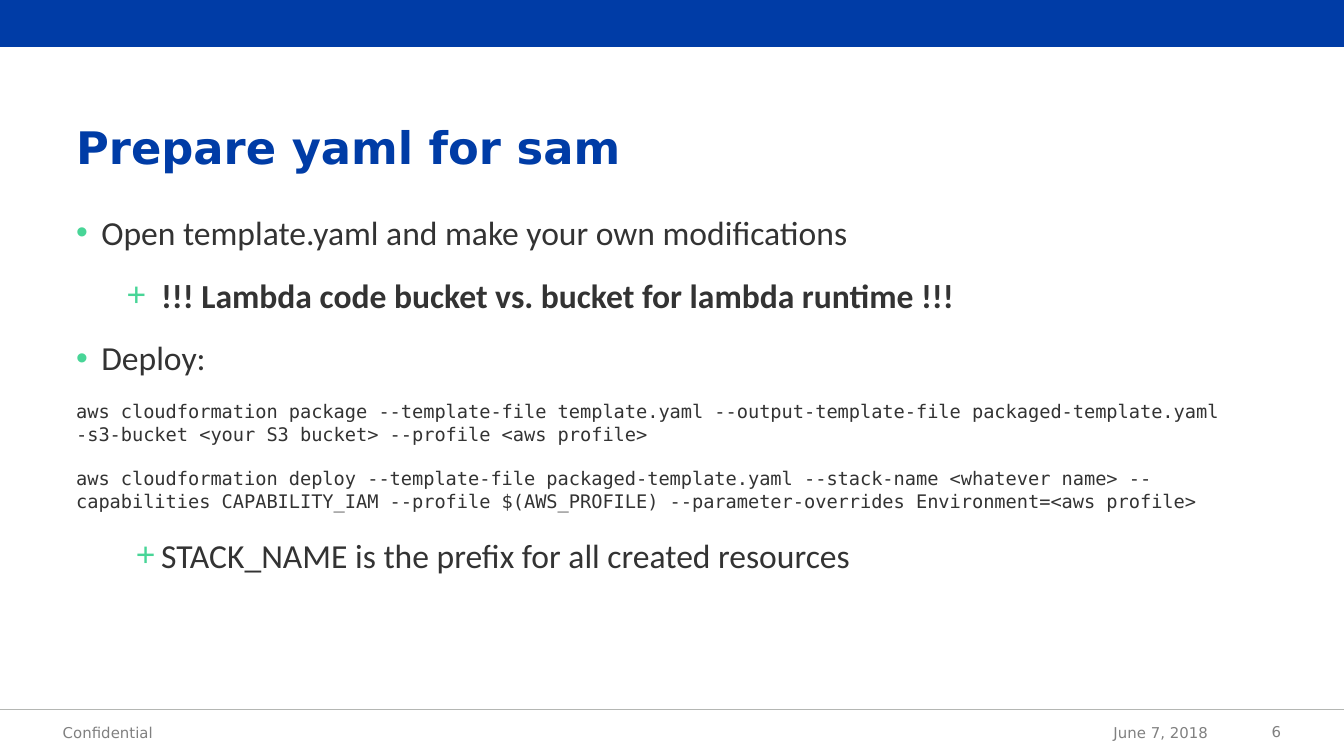
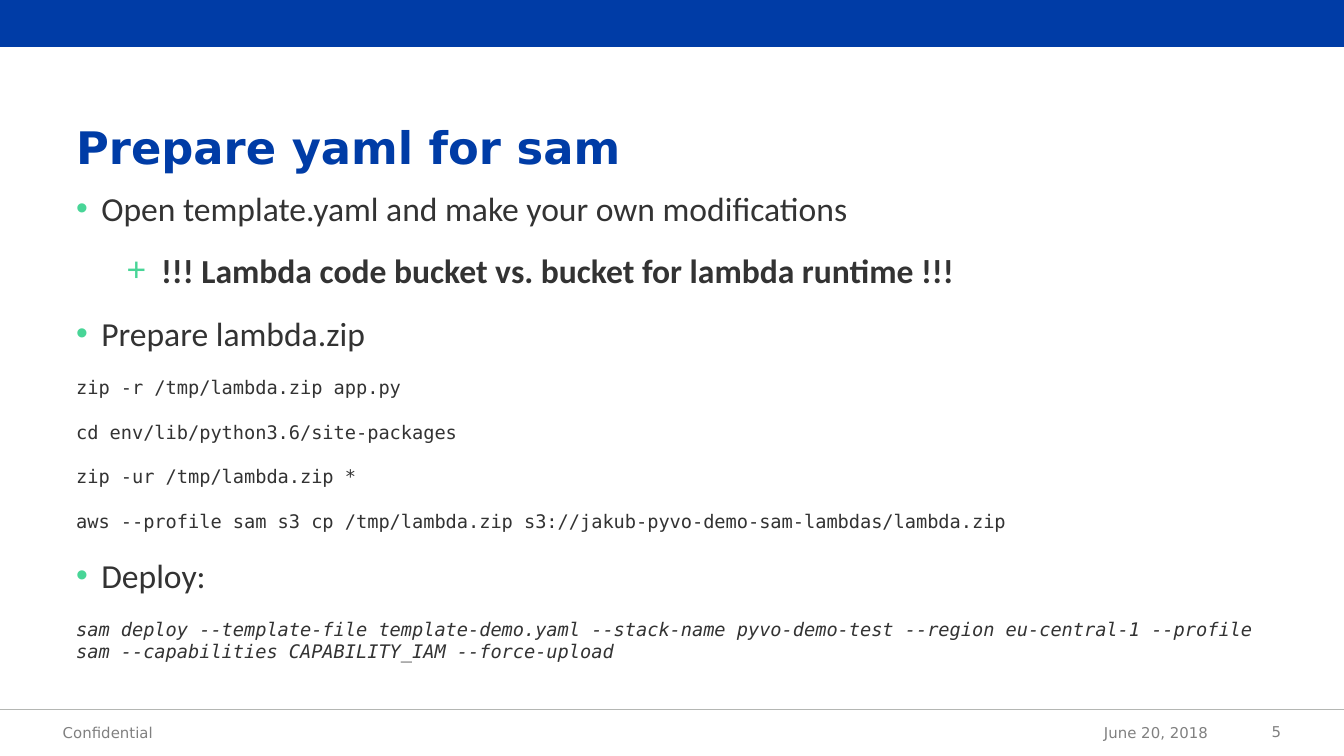
Before and after one commit to jakubzeman-acc/aws-sam-hello-world, a slide deck: slide 5 of demo.pptx (slide 6 before the commit). Drawn at 1344x756 pixels with LibreOffice and Linux fonts; fonts in the diff are those of the drawing; background and template pictures are left out. Boxes give left, top, right and bottom in pixels: in the first picture for what was removed or moved away, otherwise in the second. Text is boxed around its words. In the diff, an @@ line names an element or a change of style, - is before the commit and + after.

Commit message:
Last modifications before the pyvo session

```diff
--- a/demo.pptx
+++ b/demo.pptx
@@ text "Open template.yaml and make your ...": place and size @@
-text "Open template.yaml and make your ..." at <box>76,221,1218,574</box>
+text "Open template.yaml and make your ..." at <box>76,197,1252,663</box>
@@ text at <box>76,322,1006,532</box>: paragraphs added @@
+• Prepare lambda.zip
+zip -r /tmp/lambda.zip app.py
+cd env/lib/python3.6/site-packages
+zip -ur /tmp/lambda.zip *
+aws --profile sam s3 cp /tmp/lambda.zip s3://jakub-pyvo-demo-sam-lambdas/lambda.zip
@@ text at <box>76,621,1252,663</box>: text changed; italic on @@
-aws cloudformation package --template-file template.yaml --output-template-file packaged-template.yaml -s3-bucket <your S3 bucket> --profile <aws profile>
-aws cloudformation deploy --template-file packaged-template.yaml --stack-name <whatever name> --capabilities CAPABILITY_IAM --profile $(AWS_PROFILE) --parameter-overrides Environment=<aws profile>
-  + STACK_NAME is the prefix for all created resources
+sam deploy --template-file template-demo.yaml --stack-name pyvo-demo-test --region eu-central-1 --profile sam --capabilities CAPABILITY_IAM --force-upload
@@ text at <box>1104,727,1208,741</box>: text changed @@
-June 7, 2018
+June 20, 2018
@@ page number at <box>1272,726,1281,737</box>: text changed @@
-6
+5
```
Also in this commit, not shown: 4 other slides changed, 2 slides removed, 4 other files.
